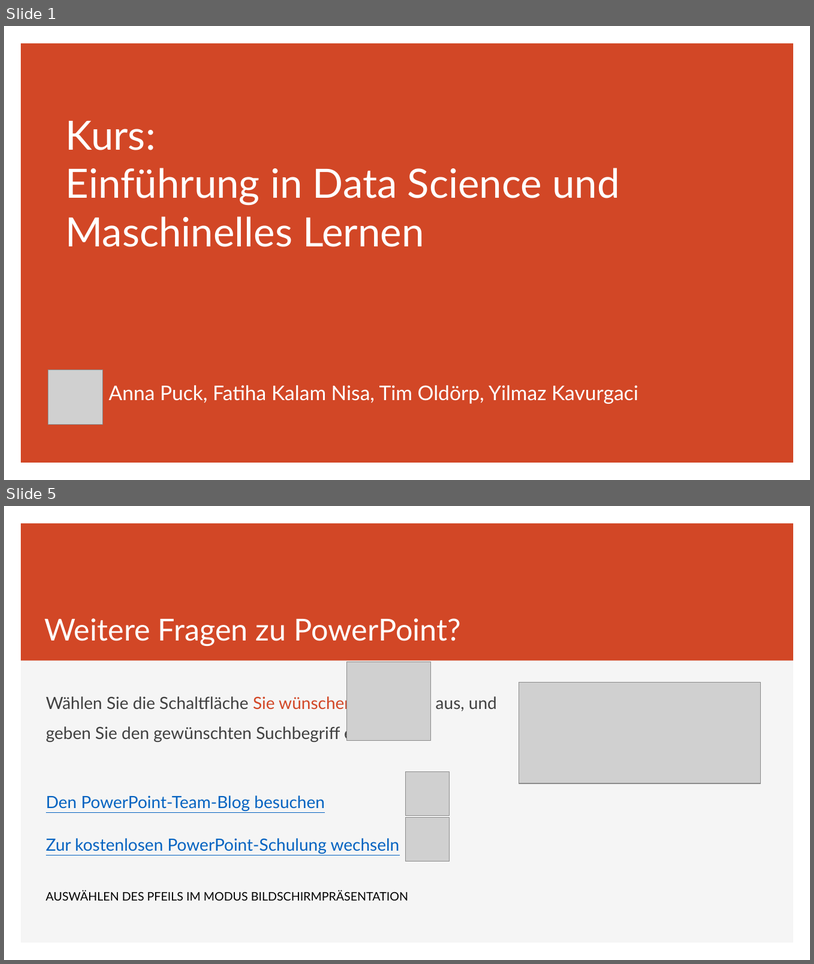
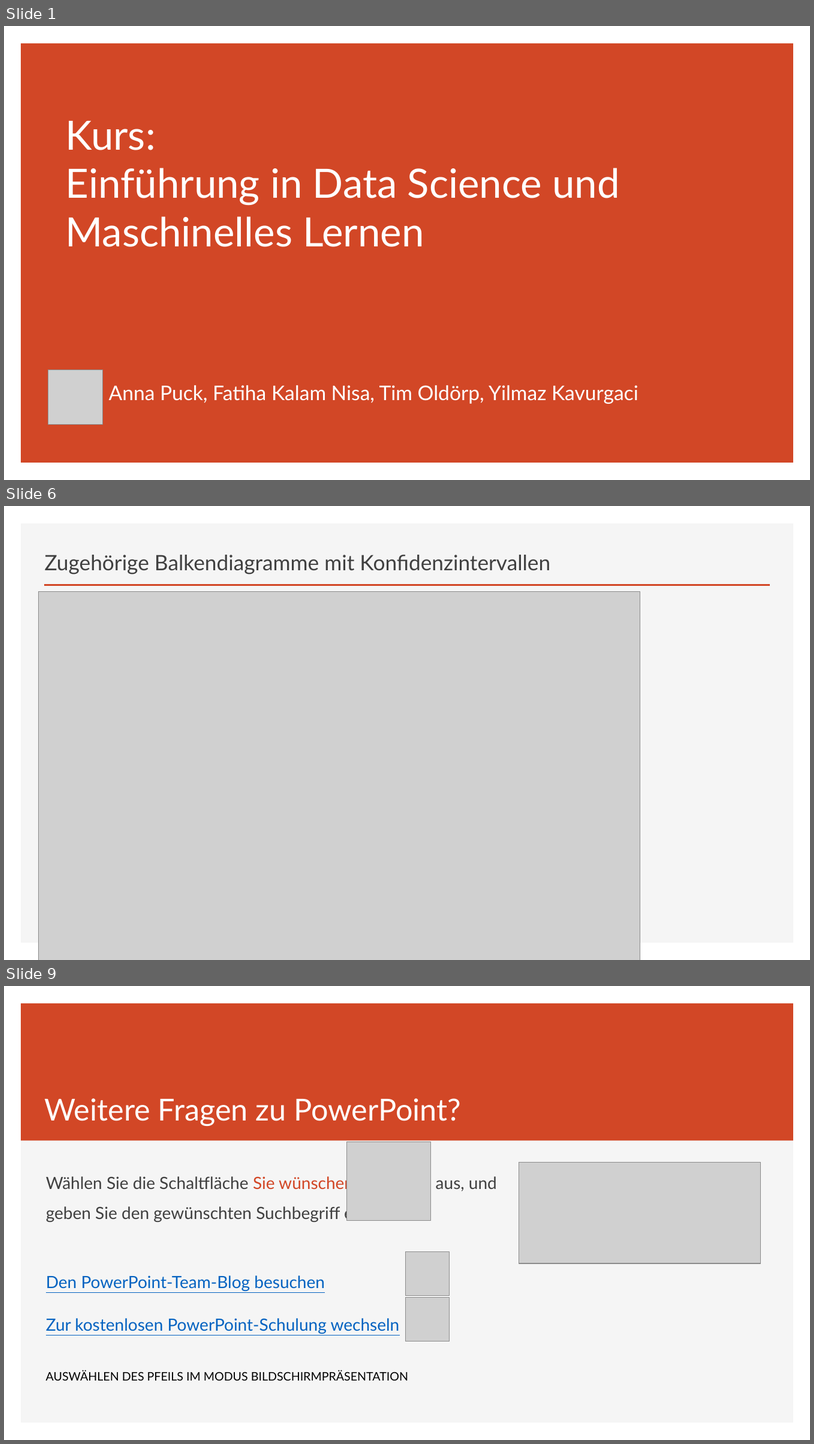
Before and after one commit to annapuu/gruppe3, a slide deck: 4_Presentation/Präsentation.pptx. Shown one above the other, each under a label of ours: slides 1 and 5 before the commit, slides 1, 6 and 9 after it; the slides between them are not shown. The pictures are 814x964 and 814x1444 pixels, drawn with LibreOffice and Linux fonts; fonts in the diff are those of the drawing; grey boxes stand for pictures. Boxes give left, top, right and bottom in pixels: in the first picture for what was removed or moved away, otherwise in the second. Text is boxed around its words. In the diff, an @@ line names an element or a change of style, - is before the commit and + after.

```diff
--- a/4_Presentation/Präsentation.pptx
+++ b/4_Presentation/Präsentation.pptx
@@ slide 6 added at [4, 506, 810, 960], background #FFFFFF; not listed: 1 template element that a slide beside it also shows @@
@@ title added at [45, 555, 551, 574], 25.2 pt, text #404040 @@
+Zugehörige Balkendiagramme mit Konfidenzintervallen
@@ picture added at [38, 591, 641, 960] @@
@@ line added from (44, 585) to (770, 585), #D24726 2 pt @@
@@ what was slide 5 is now slide 9 @@
```
Also in this commit, not shown: 3 slides changed, 3 other slides added.
